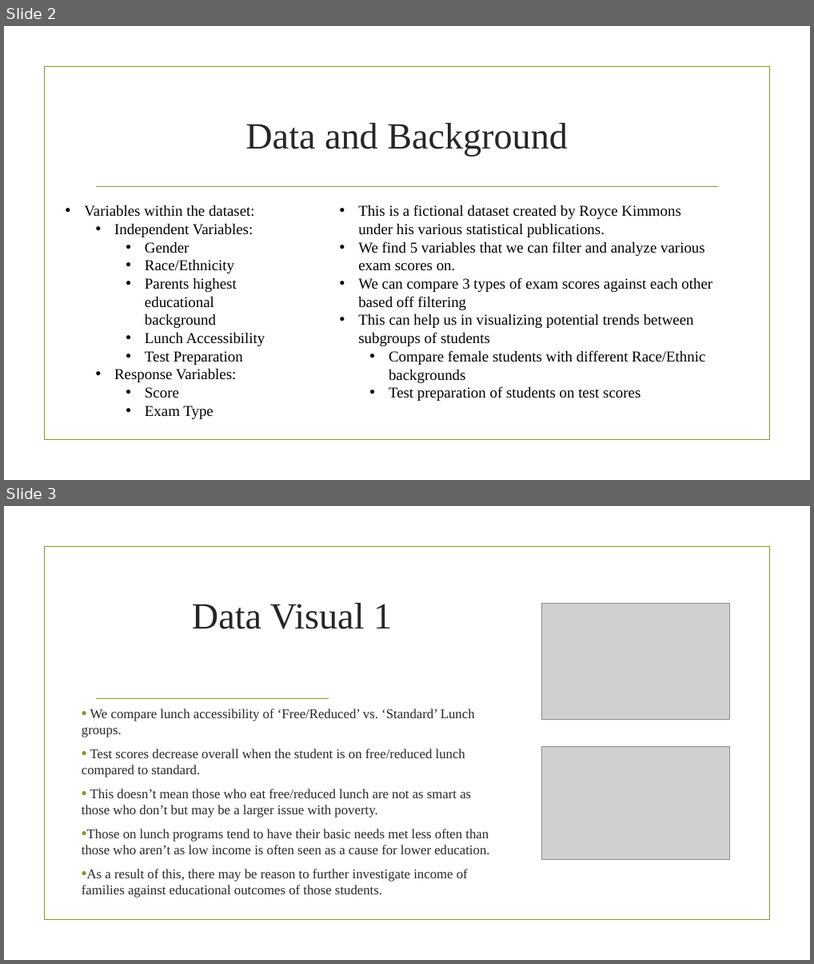
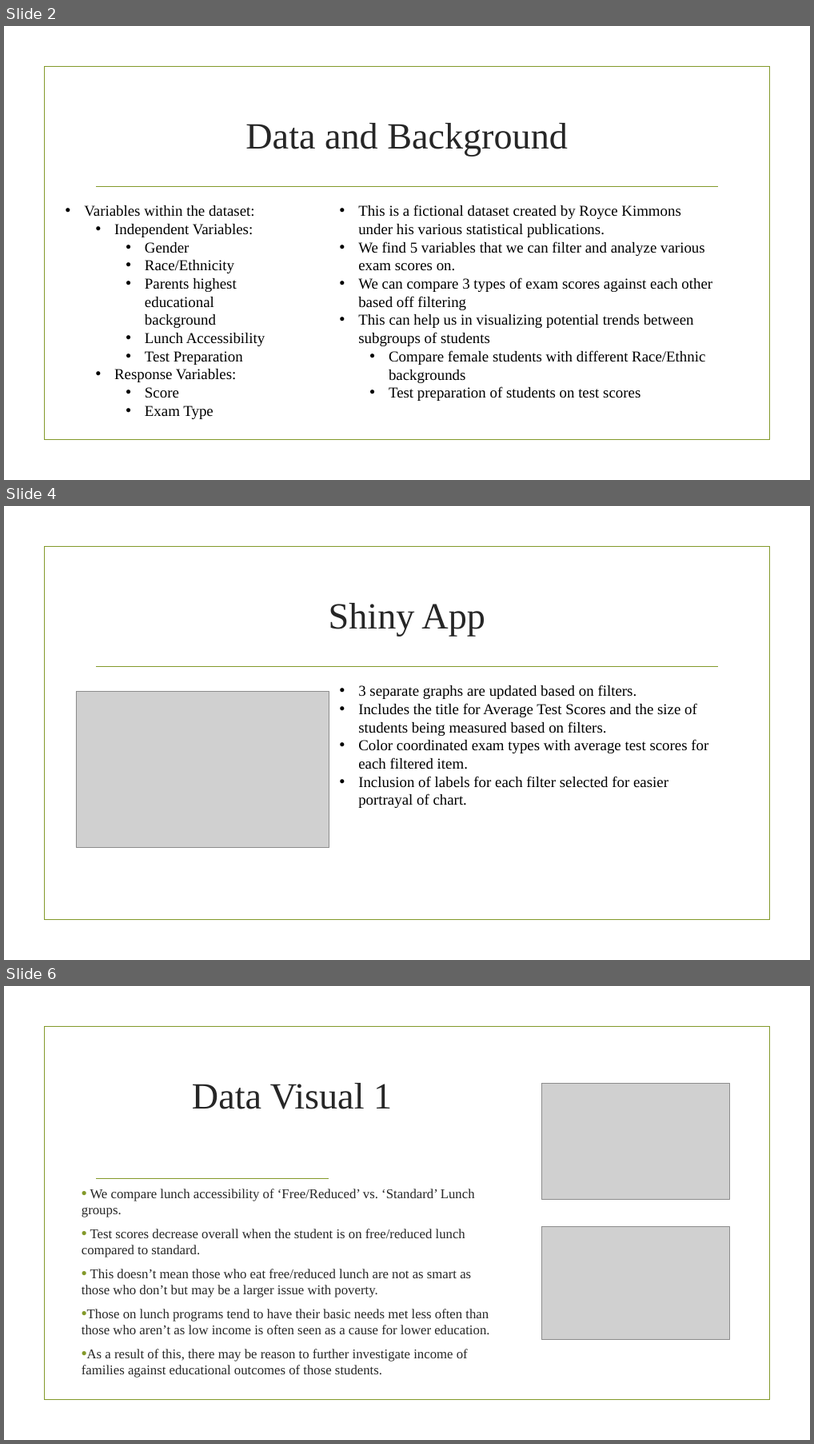
Before and after one commit to jackowen630/KUMCData824, a slide deck: Data 824 Final Project.pptx. Shown one above the other, each under a label of ours: slides 2 and 3 before the commit, slides 2, 4 and 6 after it; the slides between them are not shown. The pictures are 814x964 and 814x1444 pixels, drawn with LibreOffice and Linux fonts; fonts in the diff are those of the drawing; grey boxes stand for pictures; background and template pictures are left out. Boxes give left, top, right and bottom in pixels: in the first picture for what was removed or moved away, otherwise in the second. Text is boxed around its words. In the diff, an @@ line names an element or a change of style, - is before the commit and + after.

```diff
--- a/Data 824 Final Project.pptx
+++ b/Data 824 Final Project.pptx
@@ slide 4 added at <box>4,506,810,960</box>, background picture (left out); not listed: 2 template elements that a slide beside it also shows @@
@@ title added at <box>329,603,486,636</box>, 44 pt, text #262626 @@
+Shiny App
@@ picture added at <box>76,692,329,847</box> @@
@@ text added at <box>358,684,709,808</box>, 18 pt, text #000000 @@
+• 3 separate graphs are updated based on filters.
+• Includes the title for Average Test Scores and the size of students being measured based on filters.
+• Color coordinated exam types with average test scores for each filtered item.
+• Inclusion of labels for each filter selected for easier portrayal of chart.
@@ what was slide 3 is now slide 6 @@
```
Also in this commit, not shown: 2 other slides added, 1 slide removed.
